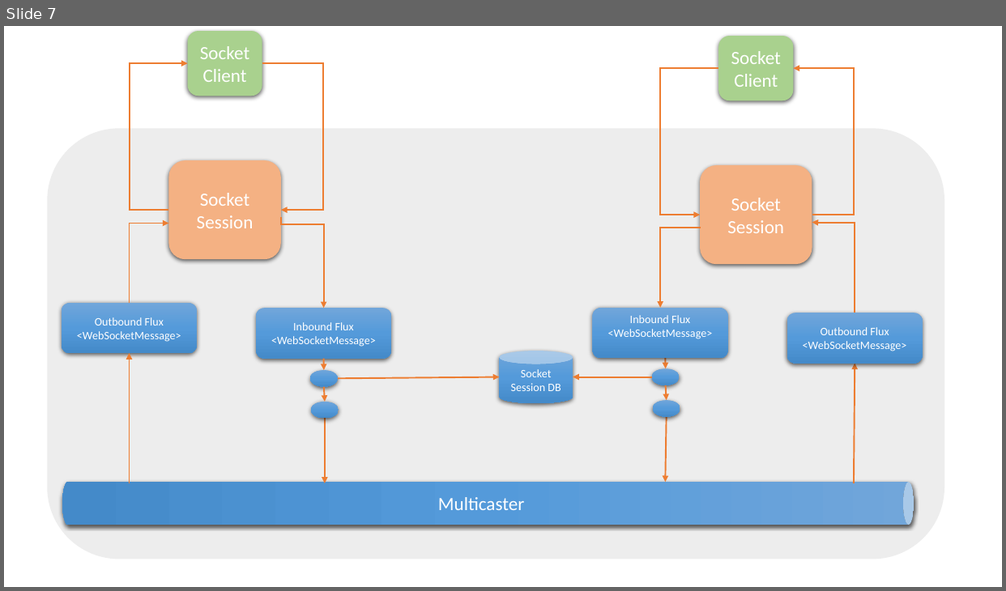
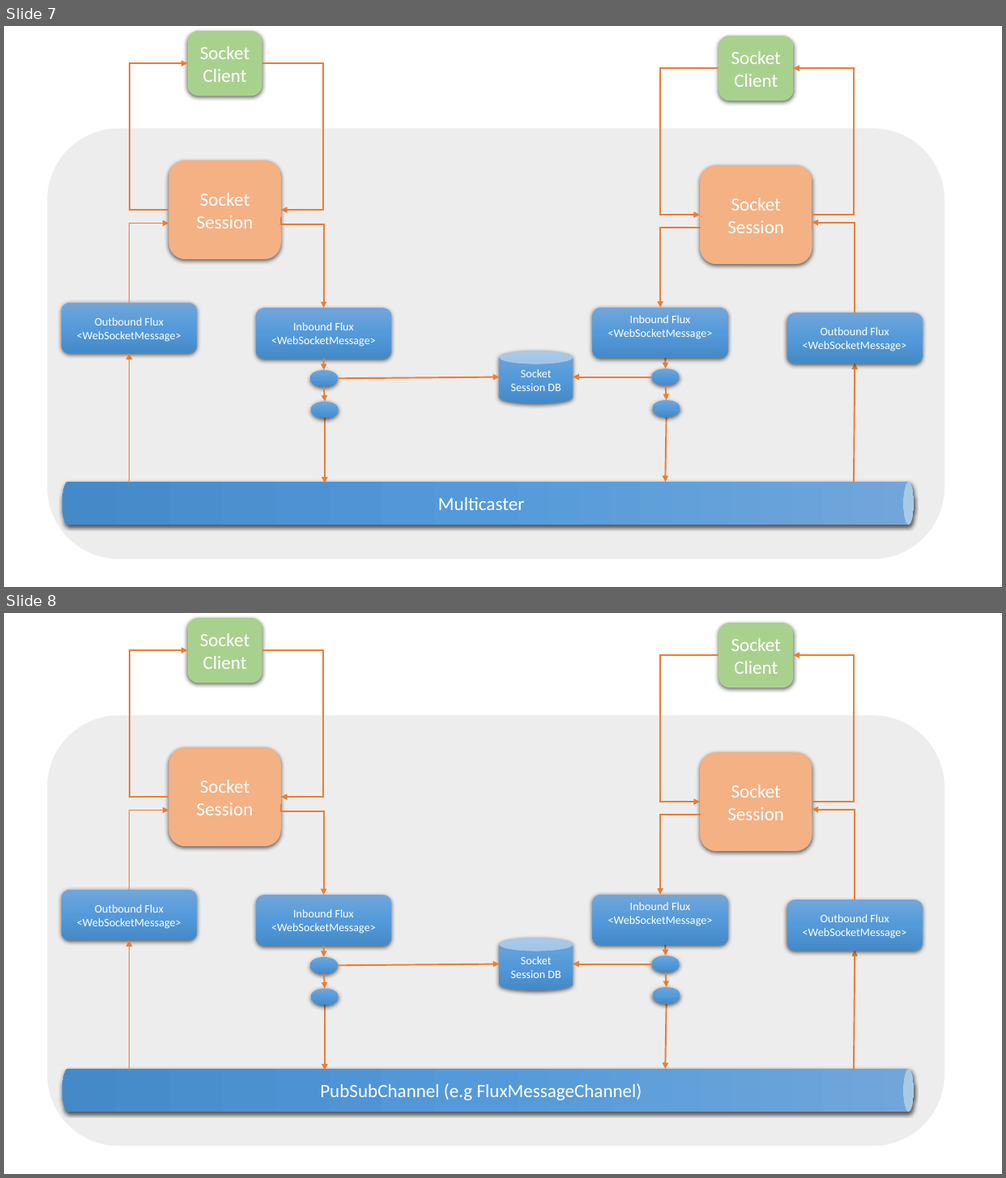
Before and after one commit to kapilraina/websockets, a slide deck: designs.pptx. Shown one above the other, each under a label of ours: slide 7 before the commit, slides 7 and 8 after it. The pictures are 1006x591 and 1006x1178 pixels, drawn with LibreOffice and Linux fonts; fonts in the diff are those of the drawing. Boxes give left, top, right and bottom in pixels: in the first picture for what was removed or moved away, otherwise in the second. Text is boxed around its words. In the diff, an @@ line names an element or a change of style, - is before the commit and + after.

```diff
--- a/designs.pptx
+++ b/designs.pptx
@@ slide 8 added at [4,613,1002,1174], background #FFFFFF @@
@@ rounded rectangle added at [187,618,262,683], fill #A9D18E, 18 pt, text #FFFFFF @@
+Socket Client
@@ rounded rectangle added at [719,623,794,688], fill #A9D18E, 18 pt, text #FFFFFF @@
+Socket Client
@@ elbow arrow added from (168, 797) to (187, 650), #ED7D31 1.5 pt @@
@@ elbow arrow added from (262, 650) to (281, 797), #ED7D31 1.5 pt @@
@@ elbow arrow added from (719, 655) to (701, 802), #ED7D31 1.5 pt @@
@@ elbow arrow added from (812, 802) to (794, 655), #ED7D31 1.5 pt @@
@@ rounded rectangle added at [48,716,945,1147], fill #EDEDED @@
@@ rounded rectangle added at [168,747,281,846], fill #F4B183, 18 pt, text #FFFFFF @@
+Socket Session
@@ rounded rectangle added at [701,752,812,851], fill #F4B183, 18 pt, text #FFFFFF @@
+Socket Session
@@ elbow arrow added from (281, 805) to (324, 895), #ED7D31 1.5 pt @@
@@ elbow arrow added from (129, 890) to (168, 811), #ED7D31 1.5 pt @@
@@ elbow arrow added from (701, 815) to (661, 895), #ED7D31 1.5 pt @@
@@ elbow arrow added from (855, 900) to (812, 809), #ED7D31 1.5 pt @@
@@ rounded rectangle added at [62,890,197,940], fill gradient #71A6DB to #559BDB to #448ACA, 11 pt, text #FFFFFF @@
+Outbound Flux <WebSocketMessage>
@@ rounded rectangle added at [256,895,392,945], fill gradient #71A6DB to #559BDB to #448ACA, 11 pt, text #FFFFFF @@
+Inbound Flux <WebSocketMessage>
@@ rounded rectangle added at [592,895,728,944], fill gradient #71A6DB to #559BDB to #448ACA, 11 pt, text #FFFFFF @@
+Inbound Flux <WebSocketMessage>
@@ rounded rectangle added at [787,900,923,950], fill gradient #71A6DB to #559BDB to #448ACA, 11 pt, text #FFFFFF @@
+Outbound Flux <WebSocketMessage>
@@ arrow added from (129, 1071) to (129, 940), #ED7D31 1.5 pt @@
@@ arrow added from (324, 945) to (324, 957), #ED7D31 1.5 pt @@
@@ cylinder added at [500,938,573,990], fill gradient #71A6DB to #559BDB to #448ACA, 11 pt, text #FFFFFF @@
+Socket Session DB
@@ arrow added from (665, 944) to (666, 956), #ED7D31 1.5 pt @@
@@ arrow added from (854, 1071) to (855, 951), #ED7D31 1.5 pt @@
@@ ellipse added at [310,957,338,973], fill gradient #71A6DB to #559BDB to #448ACA @@
@@ arrow added from (324, 973) to (325, 989), #ED7D31 1.5 pt @@
@@ arrow added from (338, 965) to (500, 964), #ED7D31 1.5 pt @@
@@ arrow added from (651, 964) to (573, 964), #ED7D31 1.5 pt @@
@@ ellipse added at [651,956,680,973], fill gradient #71A6DB to #559BDB to #448ACA @@
@@ arrow added from (666, 973) to (667, 987), #ED7D31 1.5 pt @@
@@ ellipse added at [311,989,339,1005], fill gradient #71A6DB to #559BDB to #448ACA @@
@@ ellipse added at [653,987,681,1003], fill gradient #71A6DB to #559BDB to #448ACA @@
@@ arrow added from (325, 1005) to (325, 1071), #ED7D31 1.5 pt @@
@@ arrow added from (667, 1003) to (665, 1069), #ED7D31 1.5 pt @@
@@ cylinder added at [62,1069,914,1112], fill gradient #71A6DB to #559BDB to #448ACA, 18 pt, text #FFFFFF @@
+PubSubChannel (e.g FluxMessageChannel)
```
Also in this commit, not shown: 1 other slide added, 5 other files.
